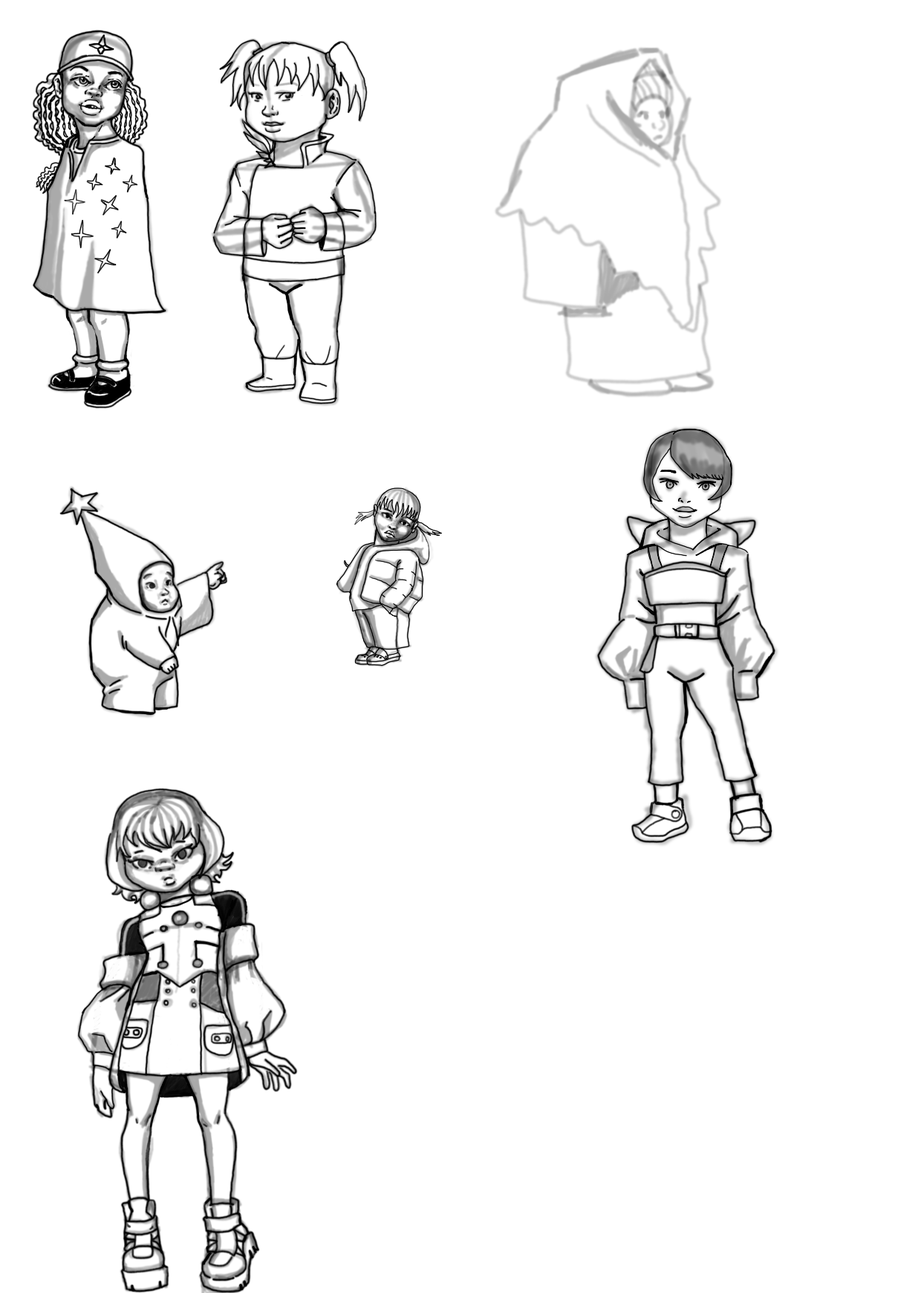
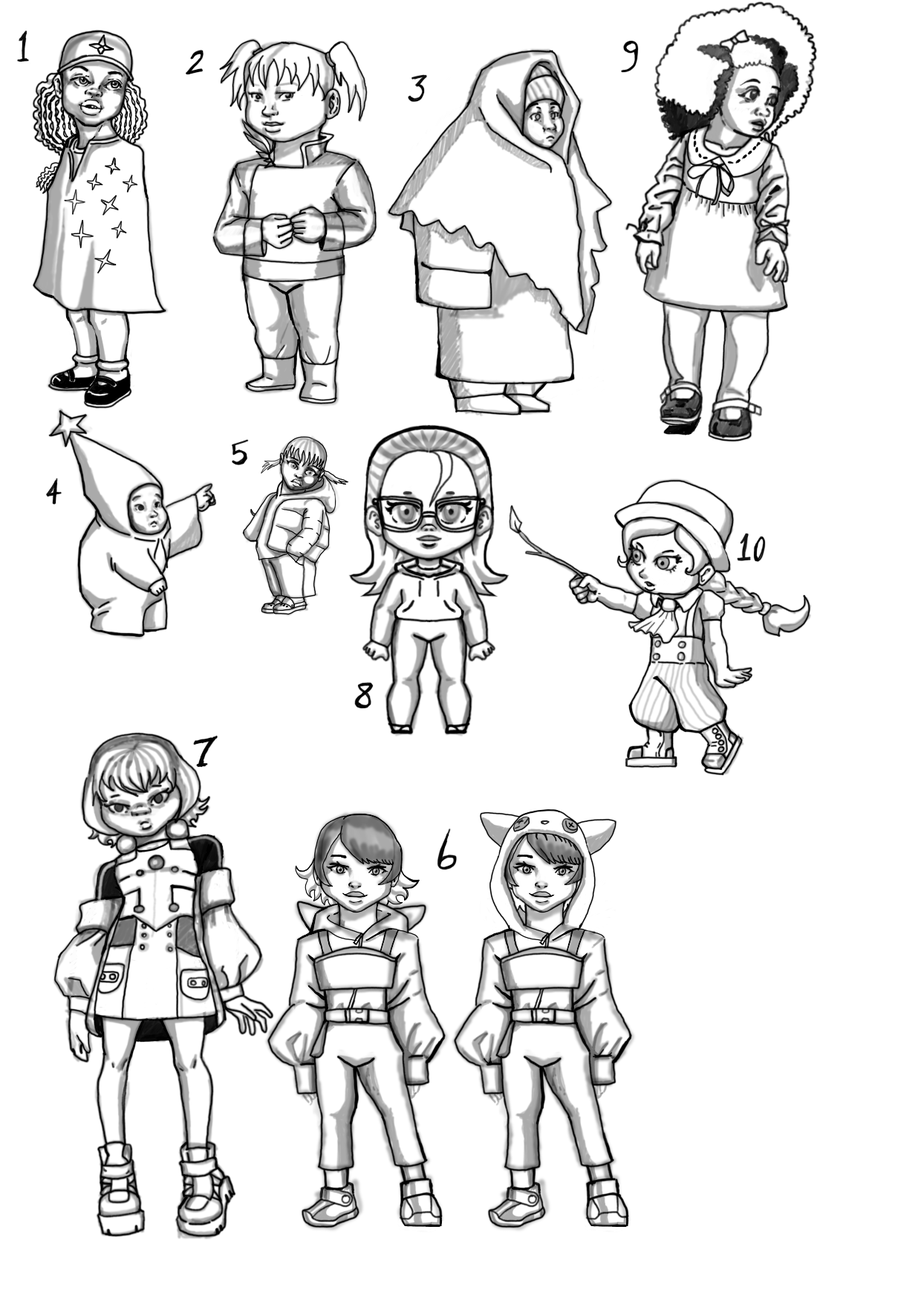
Comparing the layer stacks of the two 921 × 1293 images. Changes:
added layer "10" above "9" over [429, 462, 813, 843]
added layer "9" above "8" over [594, 0, 819, 446]
painted on "8" over [300, 385, 539, 738]
painted on "7" over [52, 664, 336, 1293]
painted on "6" over [240, 380, 809, 1241]
painted on "5" over [144, 424, 476, 714]
painted on "4" over [46, 407, 238, 761]
painted on "3" over [367, 0, 761, 430]
painted on "2" over [185, 49, 425, 441]
painted on "1" over [16, 29, 191, 429]
